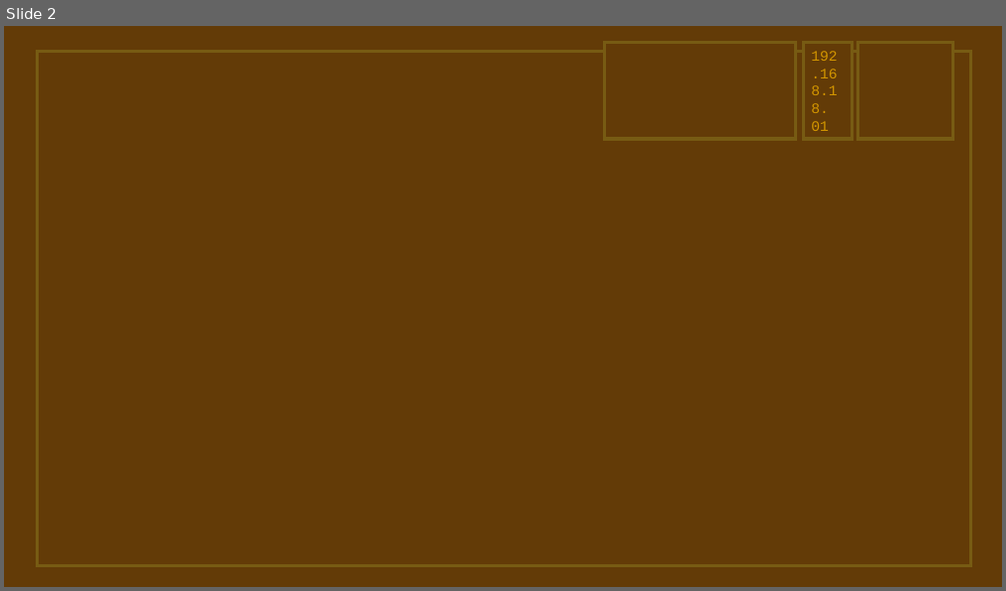
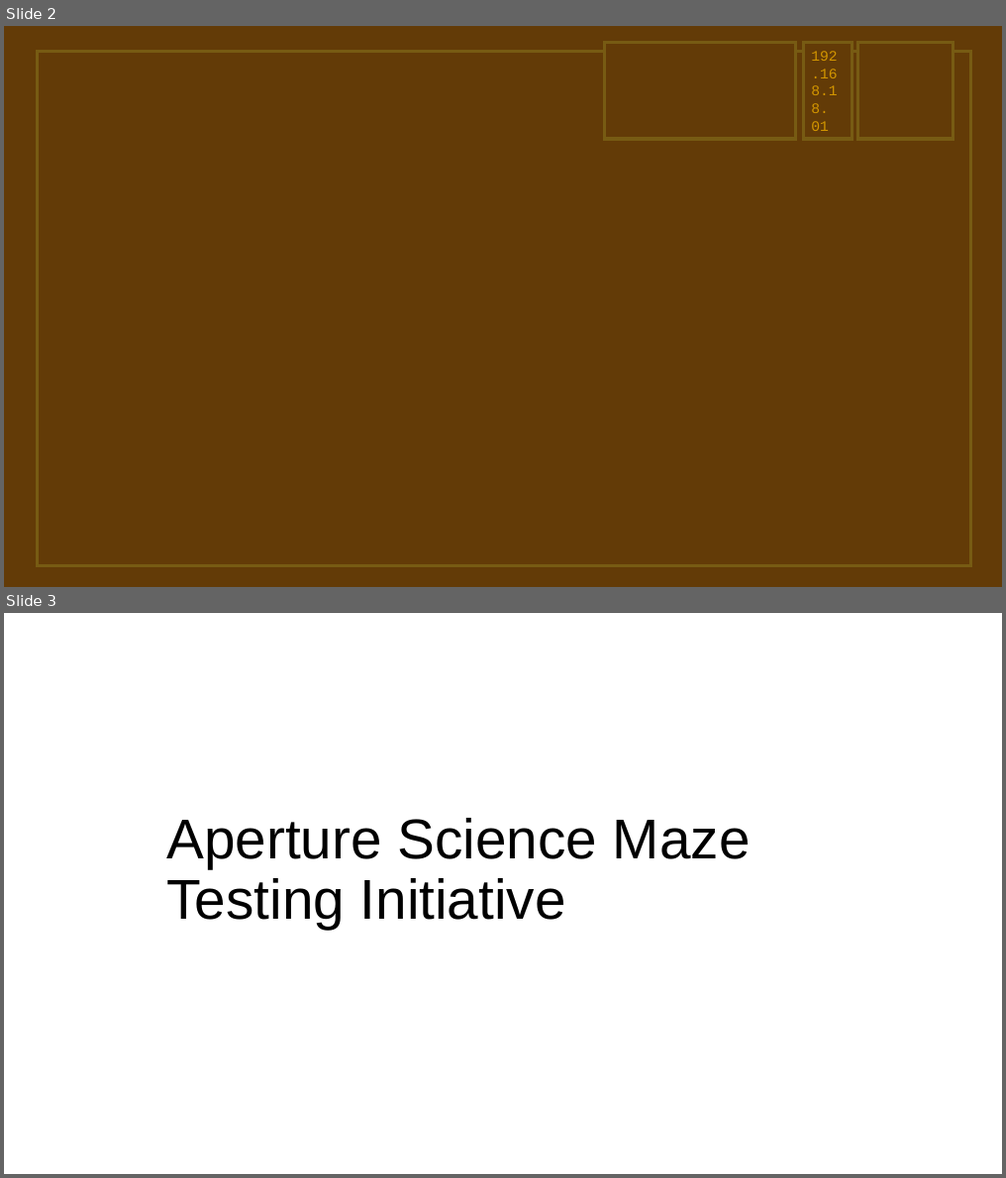
Before and after one commit to Ahmed-Mohiuddin-Shah/Aperture-Science-Maze-Game, a slide deck: TextureMaking/Textures.pptx. Shown one above the other, each under a label of ours: slide 2 before the commit, slides 2 and 3 after it. The pictures are 1006x591 and 1006x1178 pixels, drawn with LibreOffice and Linux fonts; fonts in the diff are those of the drawing. Boxes give left, top, right and bottom in pixels: in the first picture for what was removed or moved away, otherwise in the second. Text is boxed around its words. In the diff, an @@ line names an element or a change of style, - is before the commit and + after.

```diff
--- a/TextureMaking/Textures.pptx
+++ b/TextureMaking/Textures.pptx
@@ slide 3 added at [4,613,1002,1174], background #FFFFFF @@
@@ title added at [167,818,750,929], 54 pt, text #000000 @@
+Aperture Science Maze
+Testing Initiative
```
Also in this commit, not shown: 11 other files.
